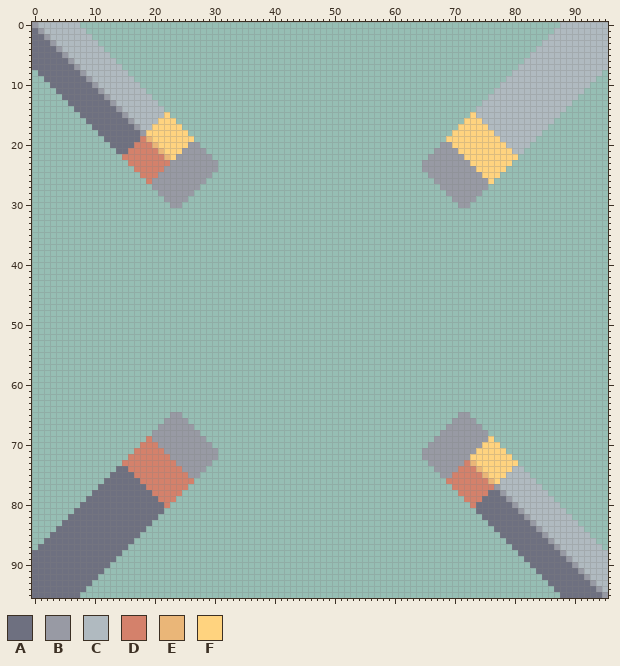
Sprite sheet: core/assets-raw/sprites/blocks/payload/payload-unloader-top.png. Above: the version before the commit.
The file is 96x96 pixels.
Palette (. is transparent): A #6e7080  B #989aa4  C #b0bac0  D #d4816b  E #eab678  F #ffd37f
Pixels before, first column x 0:
 0 BCCCCCCC................................................................................CCCCCCCC
 1 ABCCCCCCC..............................................................................CCCCCCCCC
 2 AABCCCCCCC............................................................................CCCCCCCCCC
 3 AAABCCCCCCC..........................................................................CCCCCCCCCCC
 4 AAAABCCCCCCC........................................................................CCCCCCCCCCCC
 5 AAAAABCCCCCCC......................................................................CCCCCCCCCCCCC
 6 AAAAAABCCCCCCC....................................................................CCCCCCCCCCCCCC
 7 AAAAAAABCCCCCCC..................................................................CCCCCCCCCCCCCCC
 8 .AAAAAAABCCCCCCC................................................................CCCCCCCCCCCCCCC.
 9 ..AAAAAAABCCCCCCC..............................................................CCCCCCCCCCCCCCC..
10 ...AAAAAAABCCCCCCC............................................................CCCCCCCCCCCCCCC...
11 ....AAAAAAABCCCCCCC..........................................................CCCCCCCCCCCCCCC....
12 .....AAAAAAABCCCCCCC........................................................CCCCCCCCCCCCCCC.....
13 ......AAAAAAABCCCCCCC......................................................CCCCCCCCCCCCCCC......
14 .......AAAAAAABCCCCCCC....................................................CCCCCCCCCCCCCCC.......
15 ........AAAAAAABCCCCCCF..................................................FCCCCCCCCCCCCCC........
16 .........AAAAAAABCCCCFFF................................................FFFCCCCCCCCCCCC.........
17 ..........AAAAAAABCCFFFFF..............................................FFFFFCCCCCCCCCC..........
18 ...........AAAAAAABFFFFFFF............................................FFFFFFFCCCCCCCC...........
19 ............AAAAAADEFFFFFFF..........................................FFFFFFFFFCCCCCC............
20 .............AAAADDDEFFFFFBB........................................BBFFFFFFFFFCCCC.............
21 ..............AADDDDDEFFFBBBB......................................BBBBFFFFFFFFFCC..............
22 ...............DDDDDDDEFBBBBBB....................................BBBBBBFFFFFFFFF...............
23 ................DDDDDDDBBBBBBBB..................................BBBBBBBBFFFFFFF................
24 .................DDDDDBBBBBBBBB..................................BBBBBBBBBFFFFF.................
25 ..................DDDBBBBBBBBB....................................BBBBBBBBBFFF..................
26 ...................DBBBBBBBBB......................................BBBBBBBBBF...................
27 ....................BBBBBBBB........................................BBBBBBBB....................
28 .....................BBBBBB..........................................BBBBBB.....................
29 ......................BBBB............................................BBBB......................
30 .......................BB..............................................BB.......................
31 ................................................................................................
32 ................................................................................................
33 ................................................................................................
34 ................................................................................................
35 ................................................................................................
36 ................................................................................................
37 ................................................................................................
38 ................................................................................................
39 ................................................................................................
40 ................................................................................................
41 ................................................................................................
42 ................................................................................................
43 ................................................................................................
44 ................................................................................................
45 ................................................................................................
46 ................................................................................................
47 ................................................................................................
48 ................................................................................................
49 ................................................................................................
50 ................................................................................................
51 ................................................................................................
52 ................................................................................................
53 ................................................................................................
54 ................................................................................................
55 ................................................................................................
56 ................................................................................................
57 ................................................................................................
58 ................................................................................................
59 ................................................................................................
60 ................................................................................................
61 ................................................................................................
62 ................................................................................................
63 ................................................................................................
64 ................................................................................................
65 .......................BB..............................................BB.......................
66 ......................BBBB............................................BBBB......................
67 .....................BBBBBB..........................................BBBBBB.....................
68 ....................BBBBBBBB........................................BBBBBBBB....................
69 ...................DBBBBBBBBB......................................BBBBBBBBBF...................
70 ..................DDDBBBBBBBBB....................................BBBBBBBBBFFF..................
71 .................DDDDDBBBBBBBBB..................................BBBBBBBBBFFFFF.................
72 ................DDDDDDDBBBBBBBB..................................BBBBBBBBFFFFFFF................
73 ...............DDDDDDDDDBBBBBB....................................BBBBBBDEFFFFFFF...............
74 ..............AADDDDDDDDDBBBB......................................BBBBDDDEFFFFFCC..............
75 .............AAAADDDDDDDDDBB........................................BBDDDDDEFFFCCCC.............
76 ............AAAAAADDDDDDDDD..........................................DDDDDDDEFCCCCCC............
77 ...........AAAAAAAADDDDDDD............................................DDDDDDDBCCCCCCC...........
78 ..........AAAAAAAAAADDDDD..............................................DDDDDAABCCCCCCC..........
79 .........AAAAAAAAAAAADDD................................................DDDAAAABCCCCCCC.........
80 ........AAAAAAAAAAAAAAD..................................................DAAAAAABCCCCCCC........
81 .......AAAAAAAAAAAAAAA....................................................AAAAAAABCCCCCCC.......
82 ......AAAAAAAAAAAAAAA......................................................AAAAAAABCCCCCCC......
83 .....AAAAAAAAAAAAAAA........................................................AAAAAAABCCCCCCC.....
84 ....AAAAAAAAAAAAAAA..........................................................AAAAAAABCCCCCCC....
85 ...AAAAAAAAAAAAAAA............................................................AAAAAAABCCCCCCC...
86 ..AAAAAAAAAAAAAAA..............................................................AAAAAAABCCCCCCC..
87 .AAAAAAAAAAAAAAA................................................................AAAAAAABCCCCCCC.
88 AAAAAAAAAAAAAAA..................................................................AAAAAAABCCCCCCC
89 AAAAAAAAAAAAAA....................................................................AAAAAAABCCCCCC
90 AAAAAAAAAAAAA......................................................................AAAAAAABCCCCC
91 AAAAAAAAAAAA........................................................................AAAAAAABCCCC
92 AAAAAAAAAAA..........................................................................AAAAAAABCCC
93 AAAAAAAAAA............................................................................AAAAAAABCC
94 AAAAAAAAA..............................................................................AAAAAAABC
95 AAAAAAAA................................................................................AAAAAAAB
New version:
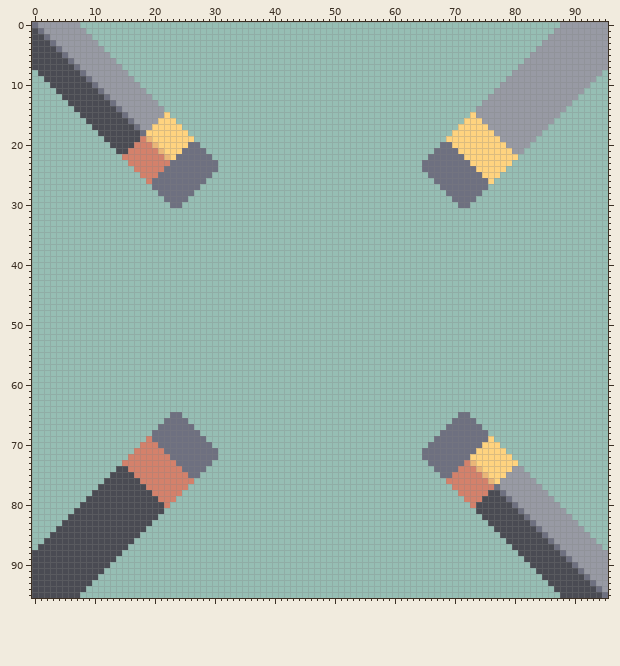
The author wrote: More payload block recolors / Bugfixes
What changed:
Colour A changes from #6e7080 to #4a4b53.
Colour B changes from #989aa4 to #6e7080.
Colour C changes from #b0bac0 to #989aa4.
